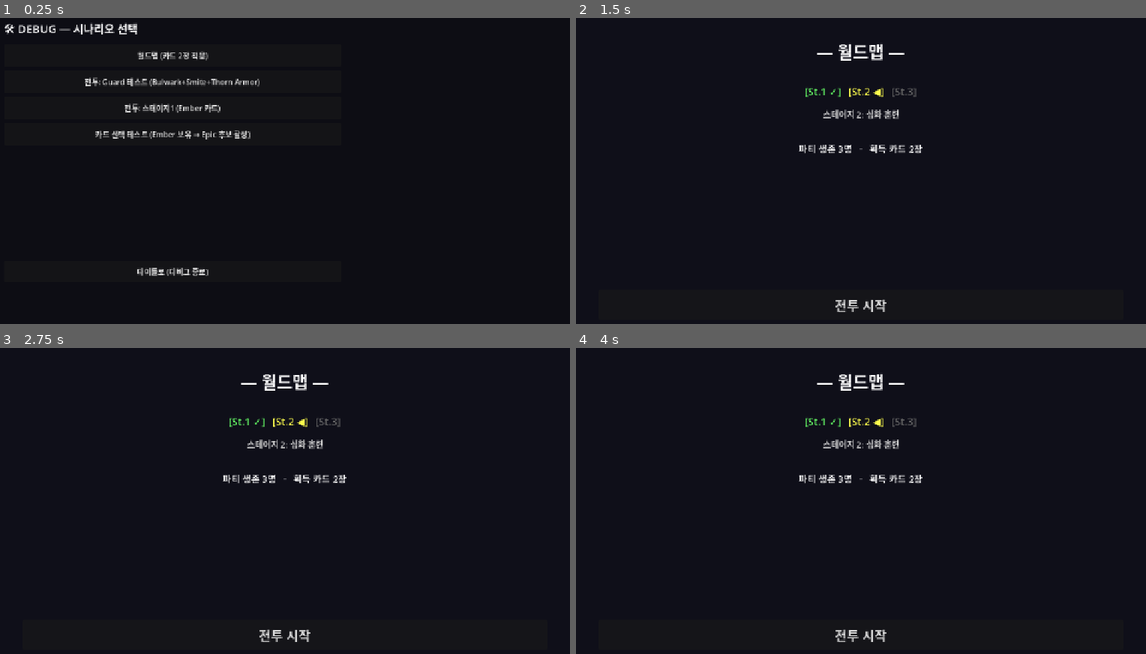
Above: before the commit, frames 1-4 (two rows, left to right).
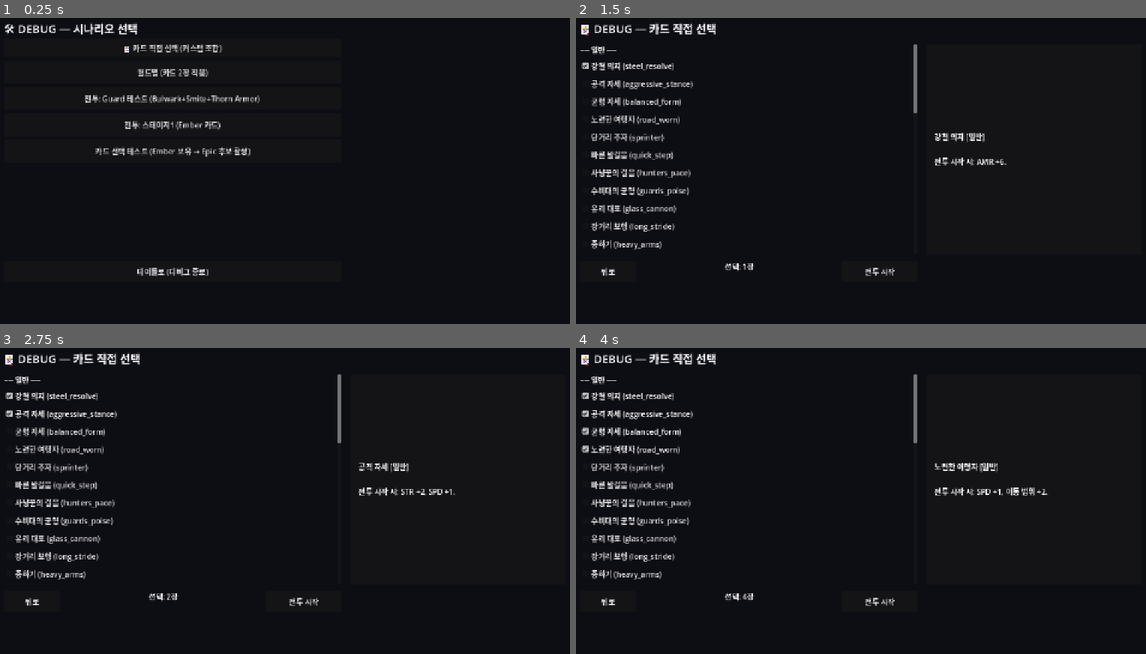
Above: after the commit, the same moments.

Repository: Booldon/iso-srpg
Game: Godot game, scene res://scenes/debug/debug_menu.tscn
Two runs of this game, one before a commit and one after it. Both use one fixed random seed, a clock stepped at 60 frames per second and the inputs below. This scene is started directly instead of the project's main scene.
Inputs (mouse positions are in pixels of both pictures, inside the frame that each line leads up to):
- Up to frame 1 (0.25 s): no input
- Up to frame 2 (1.5 s): click (747, 48) at 0.5 s, where only the run after the commit has a clickable "🃏 카드 직접 선택 (커스텀 조합)"; click (747, 66) at 1.25 s, where only the run after the commit has a clickable "강철 의지 (steel_resolve)"
- Up to frame 3 (2.75 s): click (171, 412) at 2 s, where only the run after the commit has a clickable "공격 자세 (aggressive_stance)"
- Up to frame 4 (4 s): click (747, 430) at 2.75 s, where only the run after the commit has a clickable "균형 자세 (balanced_form)"; click (747, 448) at 3.5 s, where only the run after the commit has a clickable "노련한 여행자 (road_worn)"

The runs differ from the first frame. In frame 1, 2.9% of the frame differs, in the area x 14-46%, y 8-46%; in frame 2, 4.9%; in frame 3, 5.0%; in frame 4, 5.1%, in the area x 0-83%, y 1-97%.

Commit message:
feat(step:5/debug): custom card picker — test any combo without a scenario .tres
was:  testing a card combo required hand-authoring a data/debug_scenarios/*.tres
      with the combo baked in, or hand-editing an existing one in the inspector
now:  debug menu has a "카드 직접 선택" screen listing every data/cards/*.tres as
      a checkbox (grouped by tier), with hover-to-preview description on the
      right; "전투 시작" injects the checked cards via GameState.active_cards
      (protagonist-only, matching real gameplay) and jumps straight to stage 1

ref:  card_picker.gd — _build_card_list(), _on_card_hover(), _on_start()
      debug_menu.gd/.tscn — new entry button to card_picker.tscn

Diff:
--- /dev/null
+++ b/scenes/debug/card_picker.tscn
@@ -0,0 +1,74 @@
+[gd_scene format=3 uid="uid://c2fwhdw36k441"]
+
+[ext_resource type="Script" path="res://scripts/debug/card_picker.gd" id="1_pick"]
+
+[node name="CardPicker" type="Control"]
+anchor_right = 1.0
+anchor_bottom = 1.0
+script = ExtResource("1_pick")
+
+[node name="Background" type="ColorRect" parent="."]
+anchor_right = 1.0
+anchor_bottom = 1.0
+color = Color(0.05, 0.05, 0.08, 1)
+
+[node name="Header" type="Label" parent="."]
+offset_left = 40.0
+offset_top = 20.0
+offset_right = 760.0
+offset_bottom = 56.0
+text = "🃏 DEBUG — 카드 직접 선택"
+theme_override_font_sizes/font_size = 24
+
+[node name="ScrollContainer" type="ScrollContainer" parent="."]
+offset_left = 40.0
+offset_top = 72.0
+offset_right = 760.0
+offset_bottom = 520.0
+
+[node name="CardList" type="VBoxContainer" parent="ScrollContainer"]
+layout_mode = 2
+size_flags_horizontal = 3
+theme_override_constants/separation = 6
+
+[node name="DetailPanel" type="PanelContainer" parent="."]
+offset_left = 780.0
+offset_top = 72.0
+offset_right = 1240.0
+offset_bottom = 520.0
+
+[node name="DetailMargin" type="MarginContainer" parent="DetailPanel"]
+layout_mode = 2
+theme_override_constants/margin_left = 16
+theme_override_constants/margin_top = 16
+theme_override_constants/margin_right = 16
+theme_override_constants/margin_bottom = 16
+
+[node name="DetailLabel" type="Label" parent="DetailPanel/DetailMargin"]
+layout_mode = 2
+text = "카드에 마우스를 올리면 설명이 여기 표시됩니다."
+autowrap_mode = 3
+
+[node name="Footer" type="HBoxContainer" parent="."]
+offset_left = 40.0
+offset_top = 534.0
+offset_right = 760.0
+offset_bottom = 580.0
+theme_override_constants/separation = 12
+
+[node name="BackButton" type="Button" parent="Footer"]
+layout_mode = 2
+custom_minimum_size = Vector2(120, 40)
+text = "뒤로"
+
+[node name="CountLabel" type="Label" parent="Footer"]
+layout_mode = 2
+size_flags_horizontal = 3
+size_flags_vertical = 1
+text = "선택: 0장"
+horizontal_alignment = 1
+
+[node name="StartButton" type="Button" parent="Footer"]
+layout_mode = 2
+custom_minimum_size = Vector2(160, 40)
+text = "전투 시작"
--- a/scenes/debug/debug_menu.tscn
+++ b/scenes/debug/debug_menu.tscn
@@ -20,9 +20,16 @@
 text = "🛠 DEBUG — 시나리오 선택"
 theme_override_font_sizes/font_size = 24
 
+[node name="CustomCardsButton" type="Button" parent="."]
+offset_left = 40.0
+offset_top = 60.0
+offset_right = 760.0
+offset_bottom = 100.0
+text = "🃏 카드 직접 선택 (커스텀 조합)"
+
 [node name="ScrollContainer" type="ScrollContainer" parent="."]
 offset_left = 40.0
-offset_top = 72.0
+offset_top = 108.0
 offset_right = 760.0
 offset_bottom = 520.0
 
--- /dev/null
+++ b/scripts/debug/card_picker.gd
@@ -0,0 +1,116 @@
+extends Control
+
+## 디버그 전용: data/cards/ 전체를 체크박스로 보여주고, 선택한 카드만 장착한 채로
+## 바로 전투(grid.tscn)에 진입한다. 시나리오 .tres를 미리 만들 필요 없이 그 자리에서
+## 원하는 조합을 테스트하기 위한 화면 — debug_menu.tscn에서만 진입 가능.
+##
+## 카드 풀 스캔은 boon_screen.gd::_load_card_pool()과 동일한 플랫 디렉터리 스캔 패턴.
+## 선택 카드는 GameState.debug_player_cards로 주입 (grid_manager가 배치 시 소비하는
+## 기존 경로 재사용 — 새 GameState 필드 없음).
+
+const CARD_DIR   := "res://data/cards/"
+const GRID_SCENE := "res://scenes/battle/grid.tscn"
+const DEBUG_MENU := "res://scenes/debug/debug_menu.tscn"
+const TIER_LABEL := ["일반", "희귀", "에픽"]
+
+@onready var _card_list: VBoxContainer = $ScrollContainer/CardList
+@onready var _start_btn: Button        = $Footer/StartButton
+@onready var _back_btn: Button         = $Footer/BackButton
+@onready var _count_label: Label       = $Footer/CountLabel
+@onready var _detail_label: Label      = $DetailPanel/DetailMargin/DetailLabel
+
+const DETAIL_PLACEHOLDER := "카드에 마우스를 올리면 설명이 여기 표시됩니다."
+
+var _checkboxes: Dictionary = {}  # CheckBox -> CardData
+
+
+func _ready() -> void:
+	_start_btn.pressed.connect(_on_start)
+	_back_btn.pressed.connect(_on_back)
+	_build_card_list()
+	_update_count()
+
+
+func _build_card_list() -> void:
+	var pool := _load_card_pool()
+	pool.sort_custom(func(a: CardData, b: CardData) -> bool:
+		if a.tier != b.tier:
+			return a.tier < b.tier
+		return a.title < b.title)
+	var current_tier := -1
+	for card: CardData in pool:
+		if card.tier != current_tier:
+			current_tier = card.tier
+			var section := Label.new()
+			section.text = "── %s ──" % TIER_LABEL[current_tier]
+			_card_list.add_child(section)
+		var cb := CheckBox.new()
+		cb.text = "%s (%s)" % [card.title, card.id]
+		cb.toggled.connect(_on_toggled)
+		cb.mouse_entered.connect(_on_card_hover.bind(card))
+		cb.mouse_exited.connect(_on_card_unhover)
+		_card_list.add_child(cb)
+		_checkboxes[cb] = card
+
+
+func _on_toggled(_pressed: bool) -> void:
+	_update_count()
+
+
+# 커서를 올린 카드의 제목·등급·설명을 오른쪽 DetailPanel에 표시한다.
+func _on_card_hover(card: CardData) -> void:
+	_detail_label.text = "%s [%s]\n\n%s" % [card.title, TIER_LABEL[card.tier], card.description]
+
+
+func _on_card_unhover() -> void:
+	_detail_label.text = DETAIL_PLACEHOLDER
+
+
+func _update_count() -> void:
+	var n := 0
+	for cb: CheckBox in _checkboxes:
+		if cb.button_pressed:
+			n += 1
+	_count_label.text = "선택: %d장" % n
+
+
+func _on_start() -> void:
+	var selected: Array[String] = []
+	for cb: CheckBox in _checkboxes:
+		if cb.button_pressed:
+			selected.append((_checkboxes[cb] as CardData).resource_path)
+	GameState.enter_debug_mode()
+	GameState.new_game()
+	GameState.current_stage = 0
+	# active_cards is gated to the protagonist only (armor_reduction_immune check in
+	# grid_manager._place_players()), matching real gameplay. debug_player_cards is a
+	# separate raw override that grid_manager attaches to EVERY player unit regardless of
+	# armor_reduction_immune (used by data/debug_scenarios/*.tres for whole-party stress tests) —
+	# must be explicitly cleared here, otherwise cards from a previously launched .tres scenario
+	# leak onto every ally in this run too.
+	GameState.active_cards = selected
+	GameState.debug_player_cards = []
+	print("[CardPicker] launching battle with %d cards (protagonist only): %s" % [selected.size(), selected])
+	get_tree().change_scene_to_file(GRID_SCENE)
+
+
+func _on_back() -> void:
+	get_tree().change_scene_to_file(DEBUG_MENU)
+
+
+# data/cards/*.tres 플랫 스캔 — boon_screen.gd::_load_card_pool()과 동일 패턴
+func _load_card_pool() -> Array[CardData]:
+	var result: Array[CardData] = []
+	var dir := DirAccess.open(CARD_DIR)
+	if not dir:
+		return result
+	dir.list_dir_begin()
+	var fname := dir.get_next()
+	while fname != "":
+		if fname.ends_with(".tres"):
+			var card := load(CARD_DIR + fname) as CardData
+			if card:
+				result.append(card)
+		fname = dir.get_next()
+	dir.list_dir_end()
+	return result
--- a/scripts/debug/debug_menu.gd
+++ b/scripts/debug/debug_menu.gd
@@ -7,15 +7,18 @@
 ## Only reachable from: title "TEST MODE" button (debug builds) or F1 hotkey.
 ## Adding a new test case = drop a new .tres in data/debug_scenarios/; no code edit needed.
 
-const SCENARIO_DIR := "res://data/debug_scenarios/"
-const TITLE_SCENE  := "res://scenes/world/title.tscn"
+const SCENARIO_DIR    := "res://data/debug_scenarios/"
+const TITLE_SCENE     := "res://scenes/world/title.tscn"
+const CARD_PICKER_SCENE := "res://scenes/debug/card_picker.tscn"
 
 @onready var _scenario_list: VBoxContainer = $ScrollContainer/ScenarioList
 @onready var _exit_btn: Button              = $Footer/ExitButton
+@onready var _custom_cards_btn: Button      = $CustomCardsButton
 
 
 func _ready() -> void:
 	_exit_btn.pressed.connect(_on_exit)
+	_custom_cards_btn.pressed.connect(_on_custom_cards)
 	_build_scenario_list()
 
 
@@ -76,3 +79,7 @@
 func _on_exit() -> void:
 	GameState.exit_debug_mode()
 	get_tree().change_scene_to_file(TITLE_SCENE)
+
+
+func _on_custom_cards() -> void:
+	get_tree().change_scene_to_file(CARD_PICKER_SCENE)
Not shown, changed: scripts/debug/CLAUDE.md
